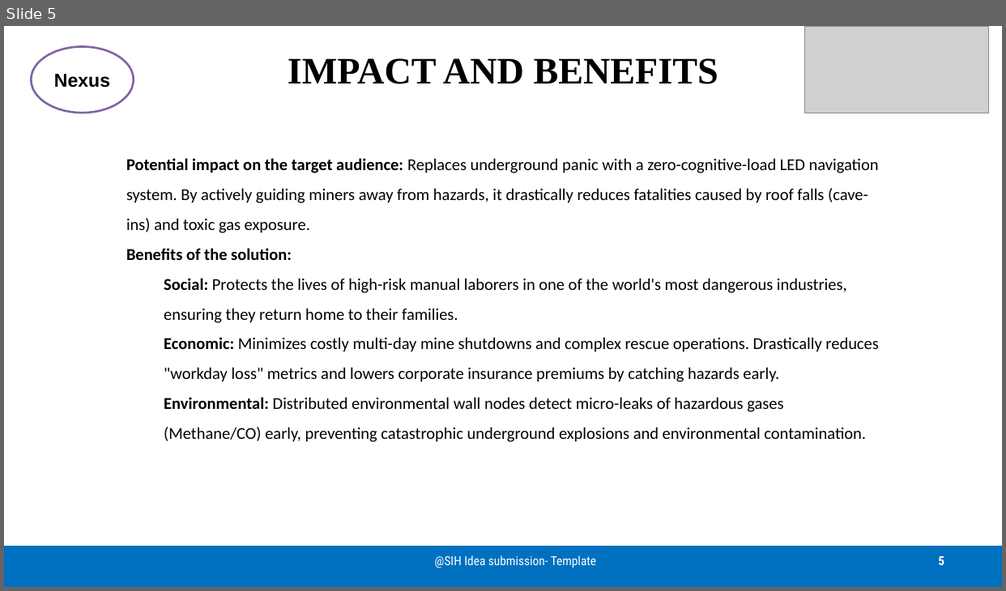
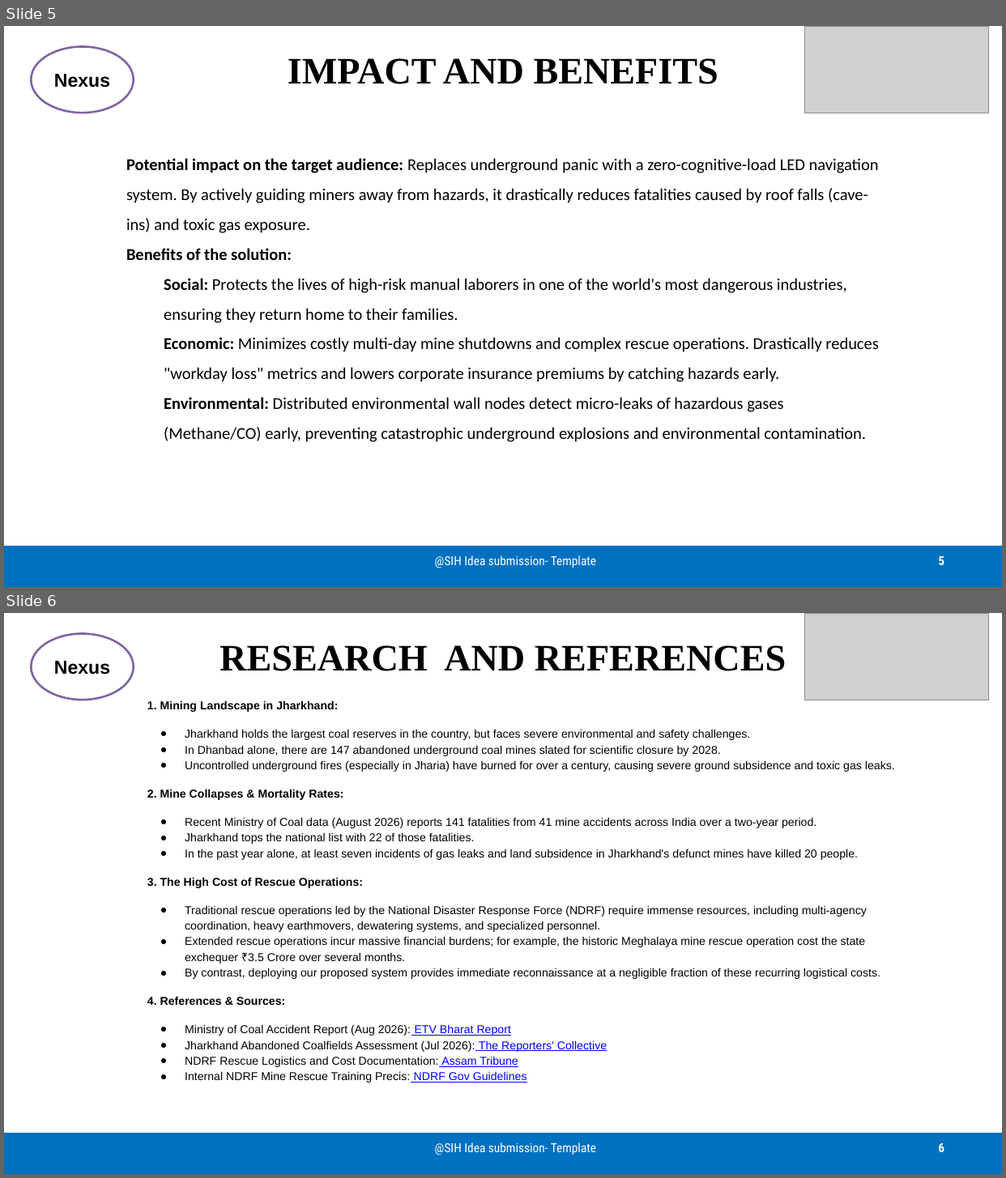
Before and after one commit to parthivpc/SIH26-A0H-T278, a slide deck: share/SIH26-A0H-T278-SIH26239_Presentation.pptx. Shown one above the other, each under a label of ours: slide 5 before the commit, slides 5 and 6 after it. The pictures are 1006x591 and 1006x1178 pixels, drawn with LibreOffice and Linux fonts; fonts in the diff are those of the drawing; grey boxes stand for pictures. Boxes give left, top, right and bottom in pixels: in the first picture for what was removed or moved away, otherwise in the second. Text is boxed around its words. In the diff, an @@ line names an element or a change of style, - is before the commit and + after.

```diff
--- a/share/SIH26-A0H-T278-SIH26239_Presentation.pptx
+++ b/share/SIH26-A0H-T278-SIH26239_Presentation.pptx
@@ slide 6 added at [4,613,1002,1174], background #FFFFFF @@
@@ ellipse added at [31,634,134,700], fill #FFFFFF, outline #8064A2 2 pt, 18 pt, text #000000, bold @@
+Nexus
@@ picture added at [805,613,989,700] @@
@@ title added at [219,645,786,671], 36 pt, text #000000, bold @@
+RESEARCH AND REFERENCES
@@ text added at [147,700,895,1083], 11 pt, text #000000 @@
+1. Mining Landscape in Jharkhand:
+● Jharkhand holds the largest coal reserves in the country, but faces severe environmental and safety challenges.
+● In Dhanbad alone, there are 147 abandoned underground coal mines slated for scientific closure by 2028.
+● Uncontrolled underground fires (especially in Jharia) have burned for over a century, causing severe ground subsidence and toxic gas leaks.
+2. Mine Collapses & Mortality Rates:
+● Recent Ministry of Coal data (August 2026) reports 141 fatalities from 41 mine accidents across India over a two-year period.
+● Jharkhand tops the national list with 22 of those fatalities.
+● In the past year alone, at least seven incidents of gas leaks and land subsidence in Jharkhand's defunct mines have killed 20 people.
+3. The High Cost of Rescue Operations:
+● Traditional rescue operations led by the National Disaster Response Force (NDRF) require immense resources, including multi-agency coordination, heavy earthmovers, dewatering systems, and specialized personnel.
+● Extended rescue operations incur massive financial burdens; for example, the historic Meghalaya mine rescue operation cost the state exchequer ₹3.5 Crore over several months.
+● By contrast, deploying our proposed system provides immediate reconnaissance at a negligible fraction of these recurring logistical costs.
+4. References & Sources:
+● Ministry of Coal Accident Report (Aug 2026): ETV Bharat Report
+● Jharkhand Abandoned Coalfields Assessment (Jul 2026): The Reporters' Collective
+● NDRF Rescue Logistics and Cost Documentation: Assam Tribune
+● Internal NDRF Mine Rescue Training Precis: NDRF Gov Guidelines
@@ rectangle added at [4,1133,1002,1174], fill #0070C0 @@
@@ text added at [435,1143,596,1156], 12 pt, text #FFFFFF @@
+@SIH Idea submission- Template
@@ page number added at [938,1144,944,1152], 12 pt, text #FFFFFF, bold @@
+6
```
Also in this commit, not shown: 1 other slide added, 2 slides removed.
